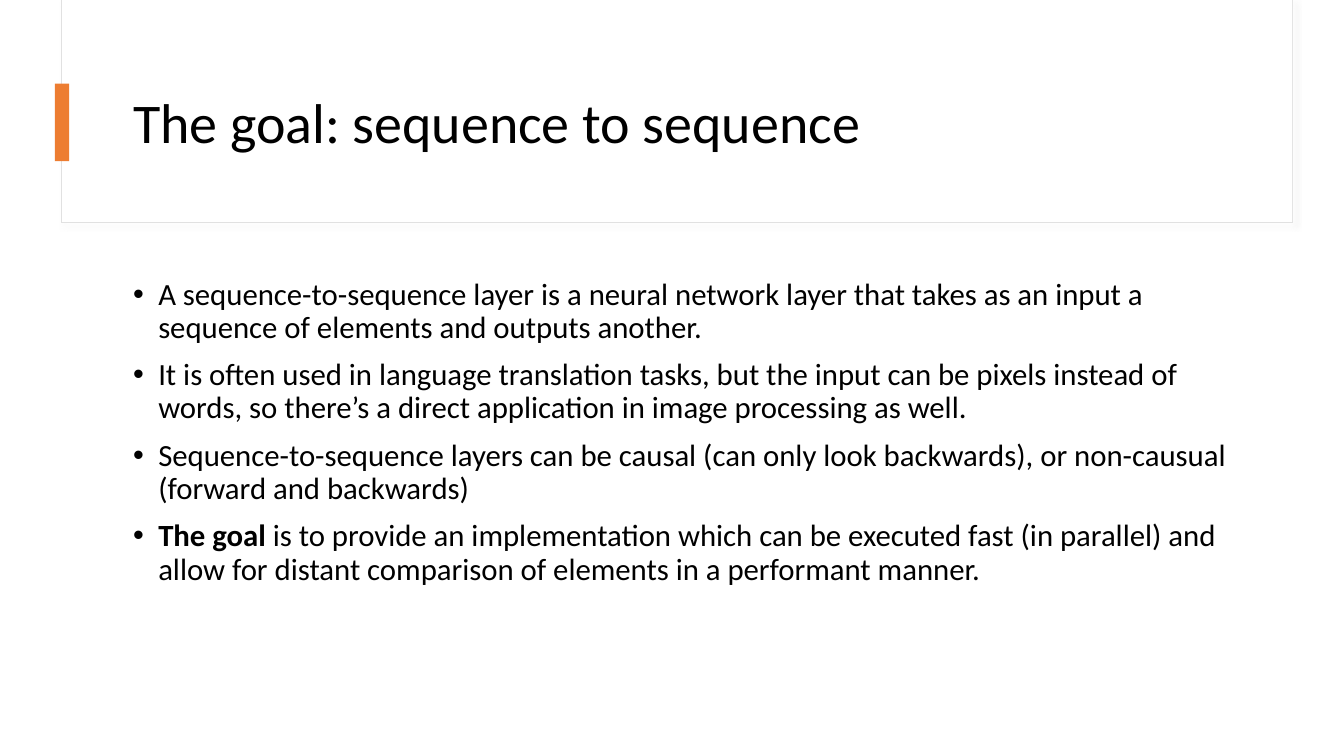
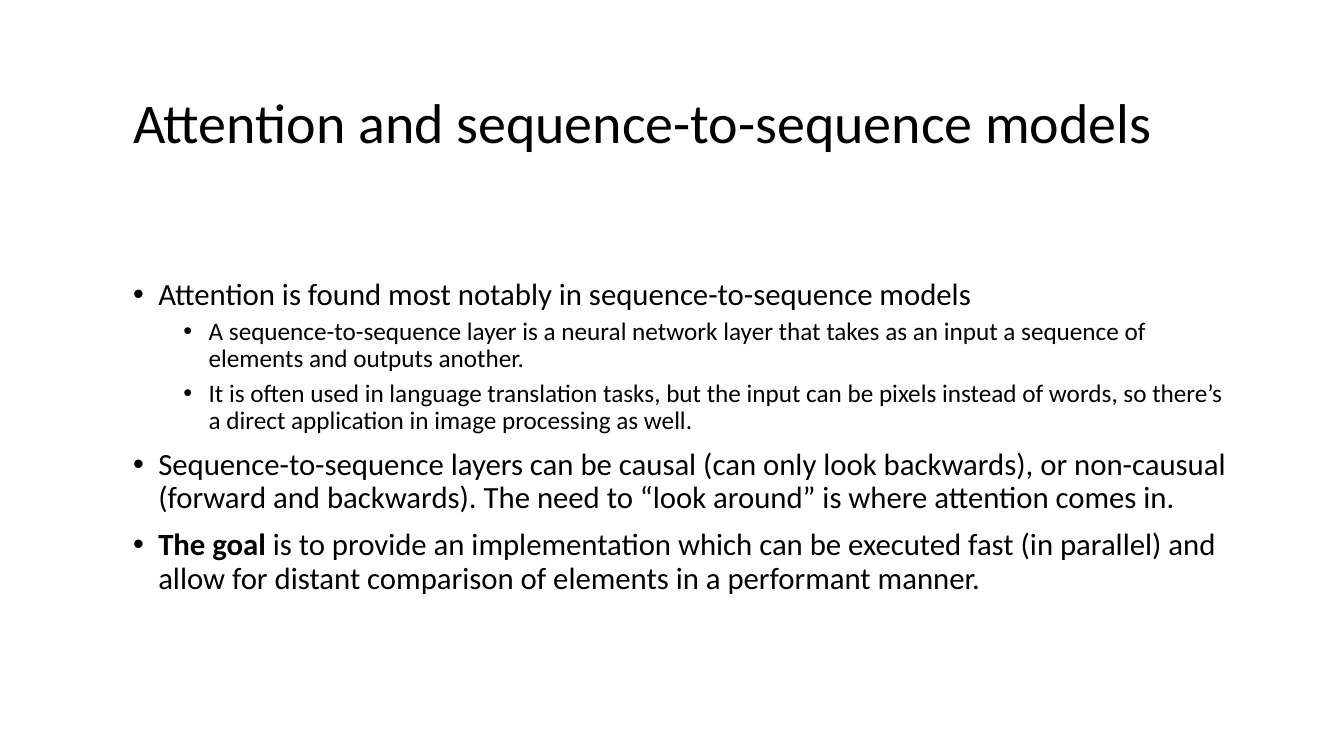
Before and after one commit to kwende/ml-meetup, a slide deck: slide 3 of benr/Attention.pptx (slide 2 before the commit). Drawn at 1344x756 pixels with LibreOffice and Linux fonts; fonts in the diff are those of the drawing. Boxes give left, top, right and bottom in pixels: in the first picture for what was removed or moved away, otherwise in the second. Text is boxed around its words. In the diff, an @@ line names an element or a change of style, - is before the commit and + after.

Commit message:
updates to presentation. Another notebook

```diff
--- a/benr/Attention.pptx
+++ b/benr/Attention.pptx
@@ rectangle removed at (62,0,1293,223) @@
@@ rectangle removed at (63,0,1293,222) @@
@@ rectangle removed at (55,84,70,161) @@
@@ title at (133,104,1151,152): text changed @@
-The goal: sequence to sequence
+Attention and sequence-to-sequence models
@@ text at (158,283,970,310): paragraph added @@
+• Attention is found most notably in sequence-to-sequence models
@@ text at (209,322,1222,434): size 22 to 18 pt in "A sequence-to-sequence layer is a neural network ...", "It is often used in language translation ..."; list level 1 to 2 in "A sequence-to-sequence layer is a ..."; list level 1 to 2 in "It is often used in ..." @@
@@ text at (158,452,1225,512): text changed @@
-• Sequence-to-sequence layers can be causal (can only look backwards), or non-causual (forward and backwards)
+• Sequence-to-sequence layers can be causal (can only look backwards), or non-causual (forward and backwards). The need to “look around” is where attention comes in.
```
Also in this commit, not shown: 10 other slides changed, 1 slide added, 2 slides removed, 1 other file.
